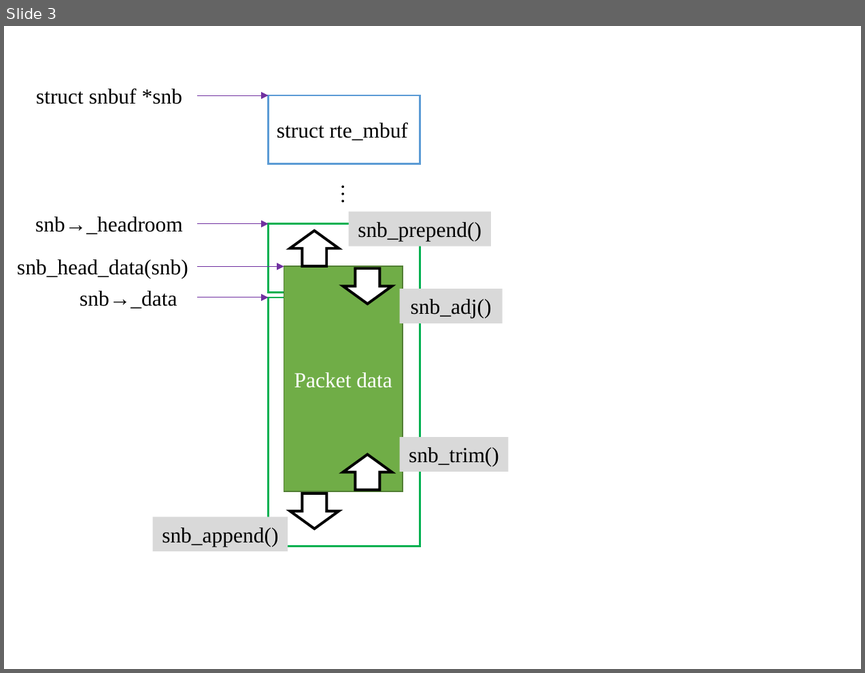
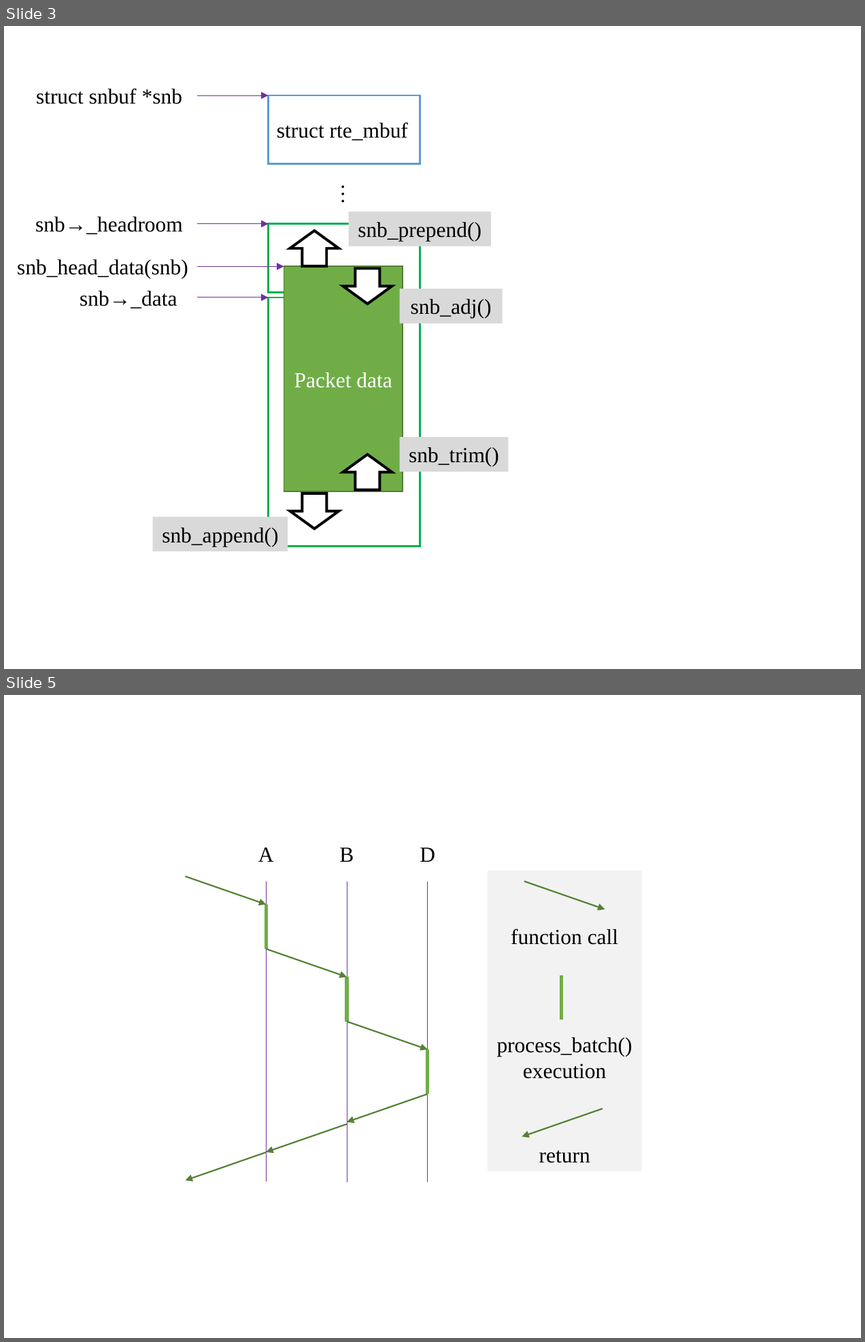
Before and after one commit to NetSys/bess, a slide deck: docs/images/diagrams.pptx. Shown one above the other, each under a label of ours: slide 3 before the commit, slides 3 and 5 after it; the slides between them are not shown. The pictures are 865x673 and 865x1342 pixels, drawn with LibreOffice and Linux fonts; fonts in the diff are those of the drawing. Boxes give left, top, right and bottom in pixels: in the first picture for what was removed or moved away, otherwise in the second. Text is boxed around its words. In the diff, an @@ line names an element or a change of style, - is before the commit and + after.

```diff
--- a/docs/images/diagrams.pptx
+++ b/docs/images/diagrams.pptx
@@ slide 5 added at bbox=[4, 695, 861, 1338], background #FFFFFF @@
@@ text added at bbox=[258, 847, 274, 862], 18 pt, text #000000 @@
+A
@@ text added at bbox=[339, 847, 354, 862], 18 pt, text #000000 @@
+B
@@ text added at bbox=[419, 847, 435, 862], 18 pt, text #000000 @@
+D
@@ arrow added from (186, 877) to (266, 904), #548235 1.25 pt @@
@@ rectangle added at bbox=[487, 870, 641, 1172], fill #F2F2F2 @@
@@ line added from (266, 1181) to (266, 881), #7030A0 0.5 pt @@
@@ line added from (347, 1182) to (347, 881), #7030A0 0.5 pt @@
@@ line added from (427, 1182) to (427, 881), #7030A0 0.5 pt @@
@@ arrow added from (524, 881) to (604, 909), #548235 1.25 pt @@
@@ line added from (266, 949) to (266, 904), #70AD47 3 pt @@
@@ text added at bbox=[511, 929, 618, 945], 18 pt, text #000000 @@
+function call
@@ arrow added from (266, 949) to (347, 977), #548235 1.25 pt @@
@@ line added from (347, 1021) to (347, 977), #70AD47 3 pt @@
@@ line added from (562, 1020) to (562, 975), #70AD47 3 pt @@
@@ arrow added from (347, 1021) to (427, 1049), #548235 1.25 pt @@
@@ text added at bbox=[496, 1037, 632, 1079], 18 pt, text #000000 @@
+process_batch()
+execution
@@ line added from (427, 1093) to (427, 1049), #70AD47 3 pt @@
@@ arrow added from (427, 1093) to (347, 1121), #548235 1.25 pt @@
@@ arrow added from (602, 1108) to (521, 1136), #548235 1.25 pt @@
@@ arrow added from (347, 1123) to (266, 1152), #548235 1.25 pt @@
@@ arrow added from (266, 1152) to (186, 1180), #548235 1.25 pt @@
@@ text added at bbox=[539, 1150, 590, 1163], 18 pt, text #000000 @@
+return
```
Also in this commit, not shown: 2 other slides added, 7 other files.
